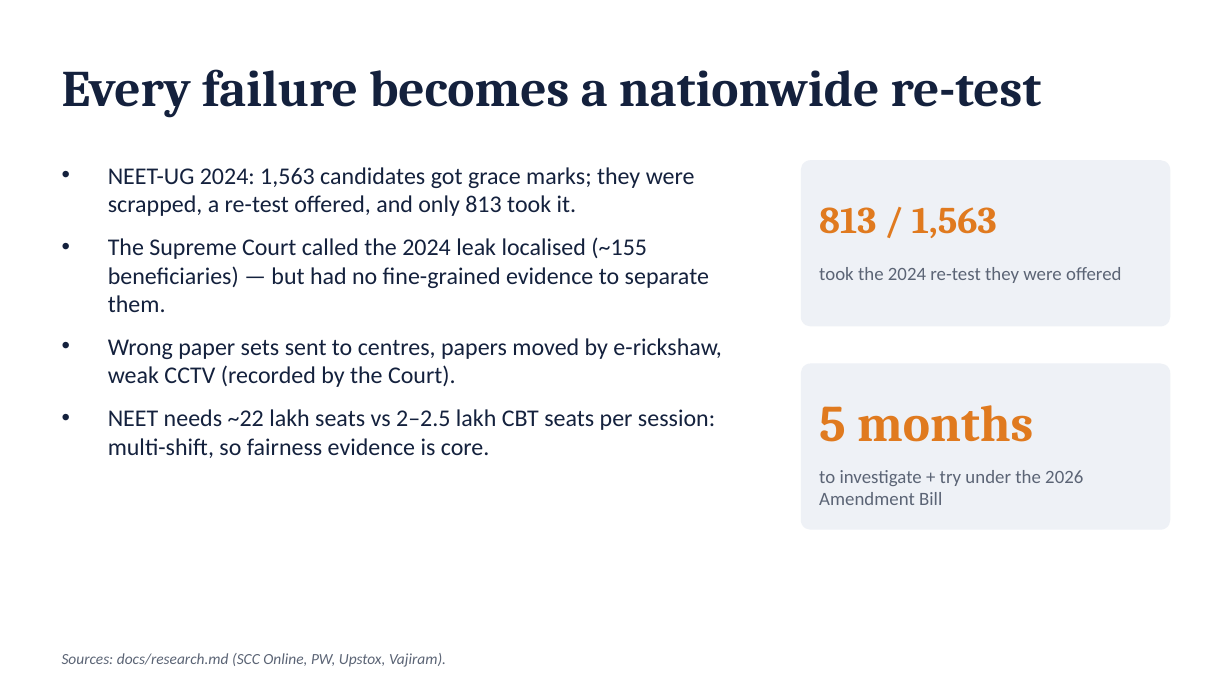
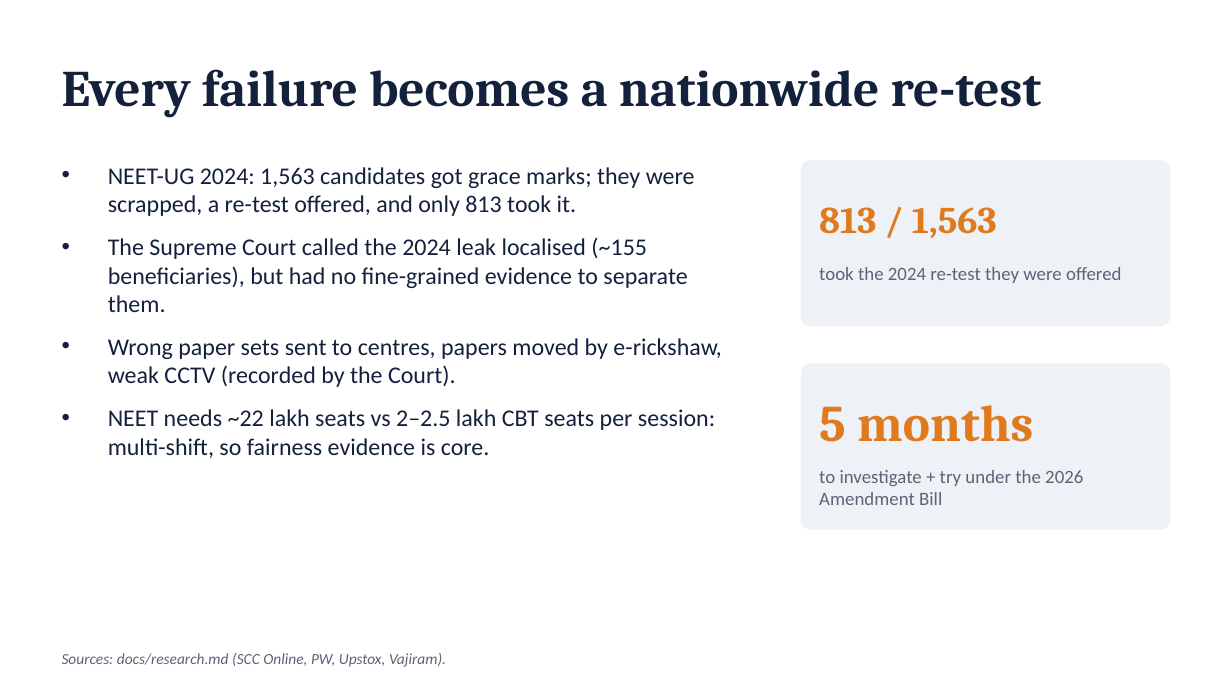
Before and after one commit to anirudh12032008/saakshi, a slide deck: slide 2 of docs/deck/saakshi.pptx. Drawn at 1232x693 pixels with LibreOffice and Linux fonts; fonts in the diff are those of the drawing. Boxes give left, top, right and bottom in pixels: in the first picture for what was removed or moved away, otherwise in the second. Text is boxed around its words. In the diff, an @@ line names an element or a change of style, - is before the commit and + after.

Commit message:
docs: solution presentation PDF, plain wording, no em dashes

```diff
--- a/docs/deck/saakshi.pptx
+++ b/docs/deck/saakshi.pptx
@@ text at (108,237,687,312): text changed @@
-• The Supreme Court called the 2024 leak localised (~155 beneficiaries) — but had no fine-grained evidence to separate them.
+• The Supreme Court called the 2024 leak localised (~155 beneficiaries), but had no fine-grained evidence to separate them.
```
Also in this commit, not shown: 7 other slides changed, 2 other files.
